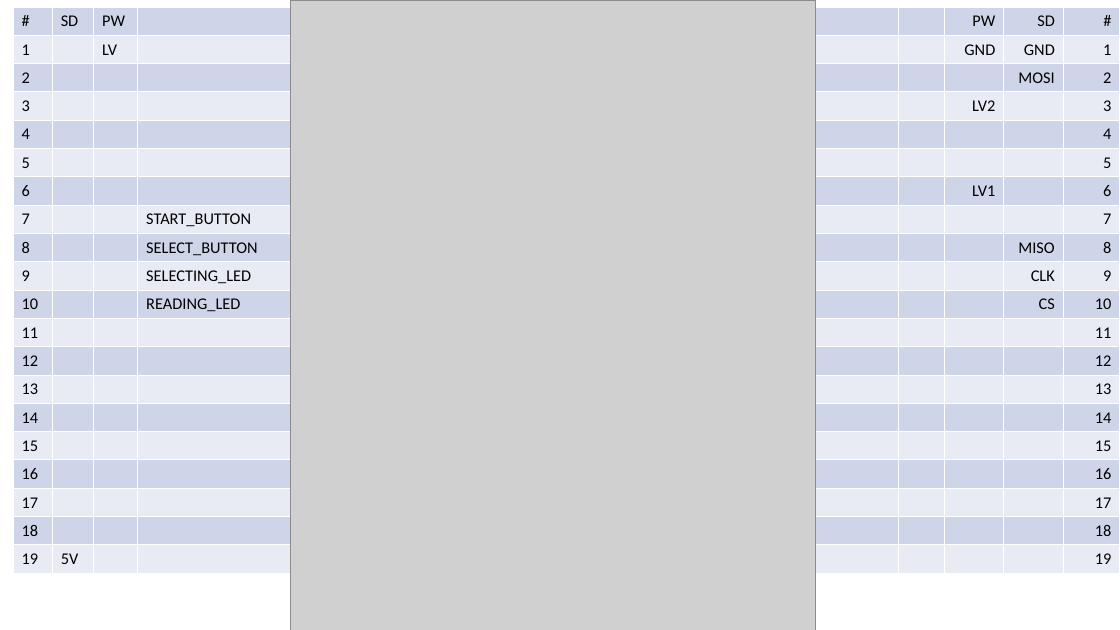
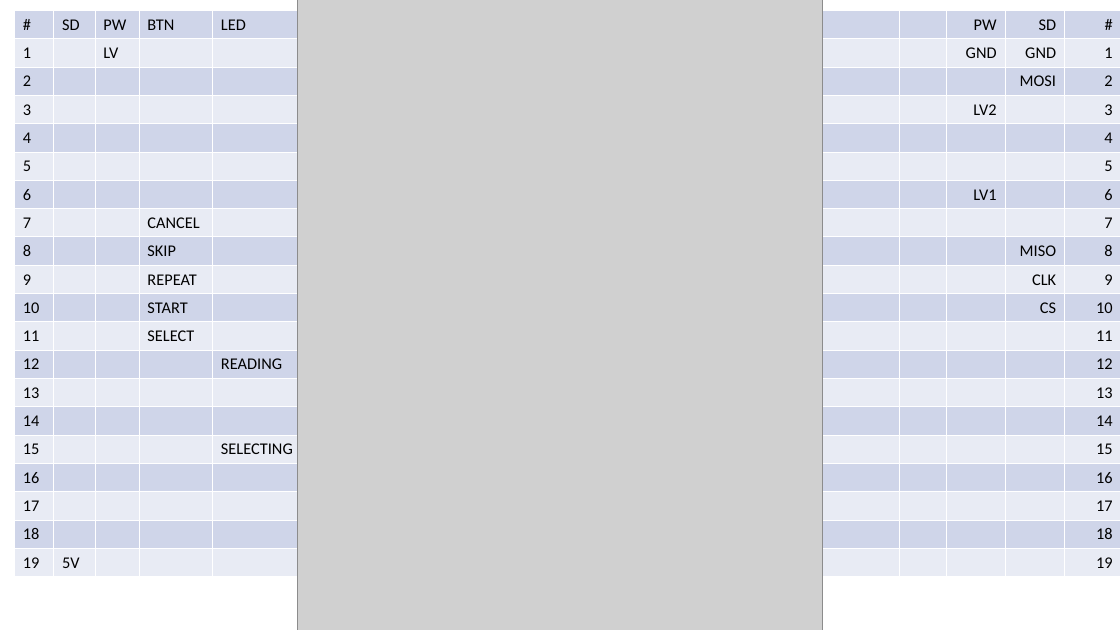
Before and after one commit to jeskes/activityboard, a slide deck: slide 42 of Activityboard.pptx (slide 41 before the commit). Drawn at 1120x630 pixels with LibreOffice and Linux fonts; fonts in the diff are those of the drawing; grey boxes stand for pictures. Boxes give left, top, right and bottom in pixels: in the first picture for what was removed or moved away, otherwise in the second. Text is boxed around its words. In the diff, an @@ line names an element or a change of style, - is before the commit and + after.

```diff
--- a/Activityboard.pptx
+++ b/Activityboard.pptx
@@ table at (14,10,1120,576) @@
-row 1, column 4: 
+row 1, column 4: BTN
-row 1, column 5: 
+row 1, column 5: LED
-row 8, column 4: START_BUTTON
+row 8, column 4: CANCEL
-row 9, column 4: SELECT_BUTTON
+row 9, column 4: SKIP
-row 10, column 4: SELECTING_LED
+row 10, column 4: REPEAT
-row 11, column 4: READING_LED
+row 11, column 4: START
-row 12, column 4: 
+row 12, column 4: SELECT
-row 13, column 5: 
+row 13, column 5: READING
-row 16, column 5: 
+row 16, column 5: SELECTING
@@ picture: place and size @@
-picture at (290,0,816,630)
+picture at (297,0,823,630)
```
Also in this commit, not shown: 4 other slides changed, 2 slides added, 17 other files.
